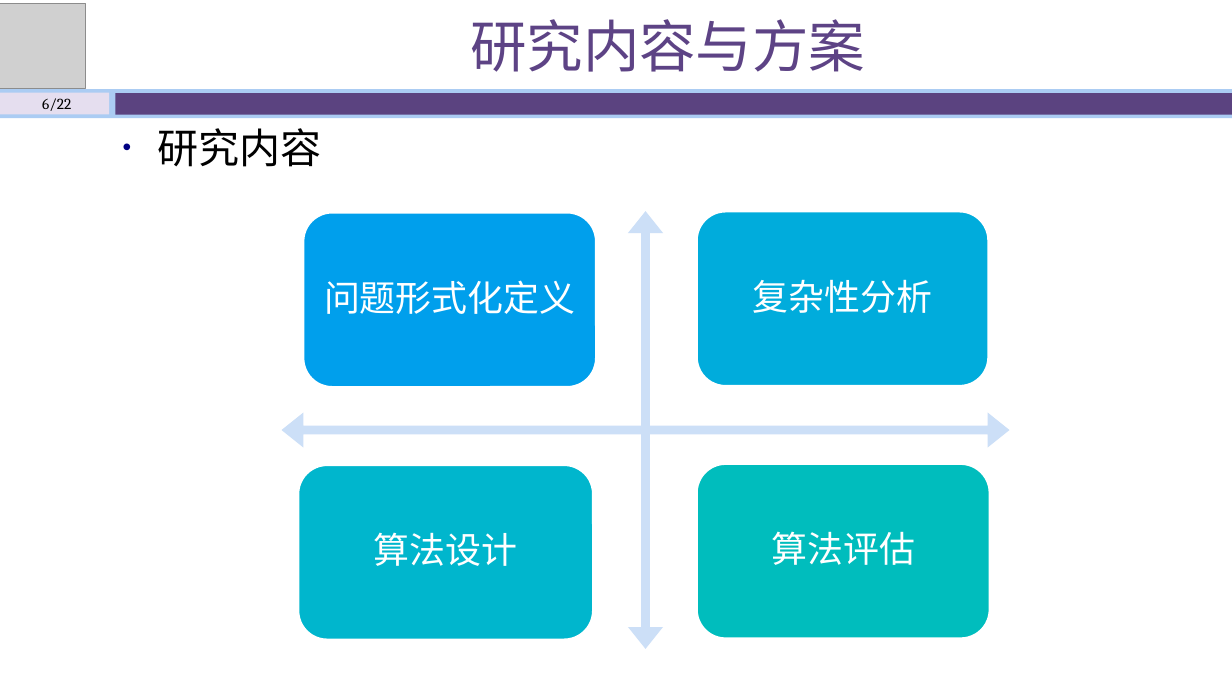
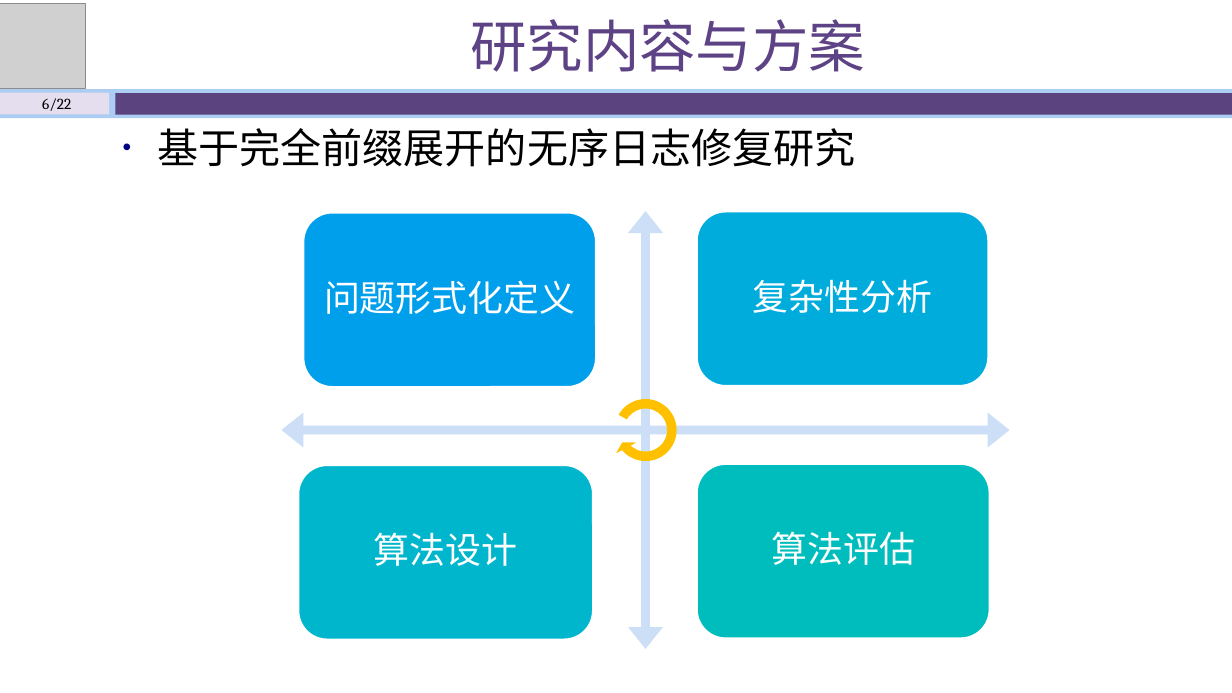
Before and after one commit to shawn47/0930, a slide deck: slide 6 of 开题答辩930-动画版.pptx. Drawn at 1232x693 pixels with LibreOffice and Linux fonts; fonts in the diff are those of the drawing; grey boxes stand for pictures. Boxes give left, top, right and bottom in pixels: in the first picture for what was removed or moved away, otherwise in the second. Text is boxed around its words. In the diff, an @@ line names an element or a change of style, - is before the commit and + after.

```diff
--- a/开题答辩930-动画版.pptx
+++ b/开题答辩930-动画版.pptx
@@ text at box(157, 128, 855, 167): text changed @@
-• 研究内容
+• 基于完全前缀展开的无序日志修复研究
@@ circular arrow added at box(596, 380, 696, 480), fill #FFC000 @@
```
Also in this commit, not shown: 10 other slides changed, 3 other files.
